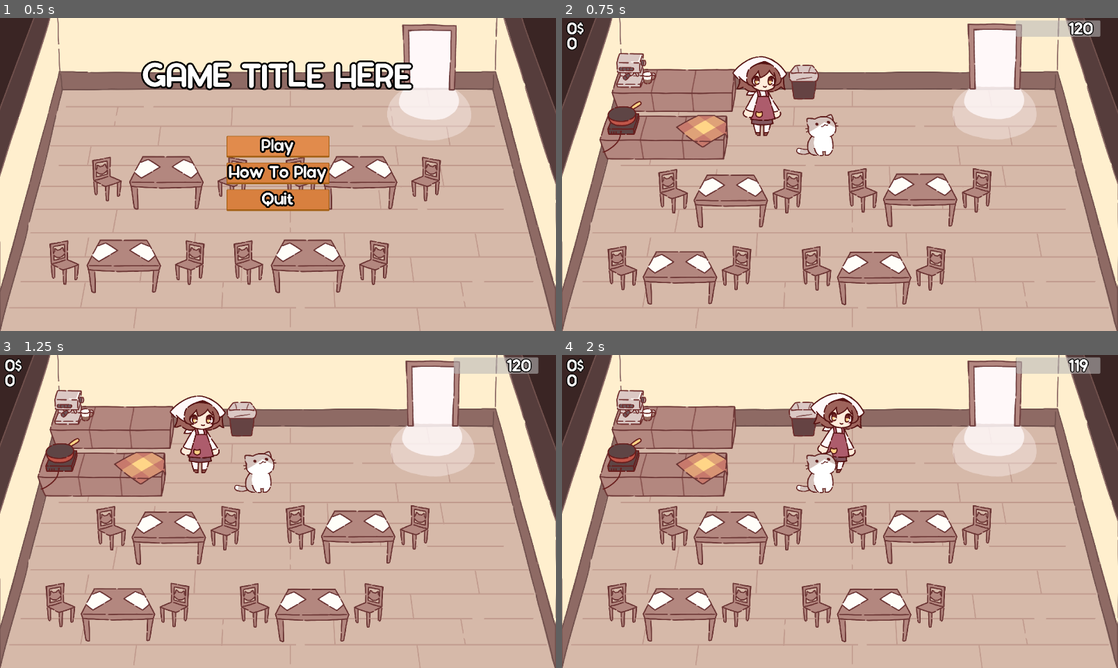
Above: before the commit, frames 1-4 (two rows, left to right).
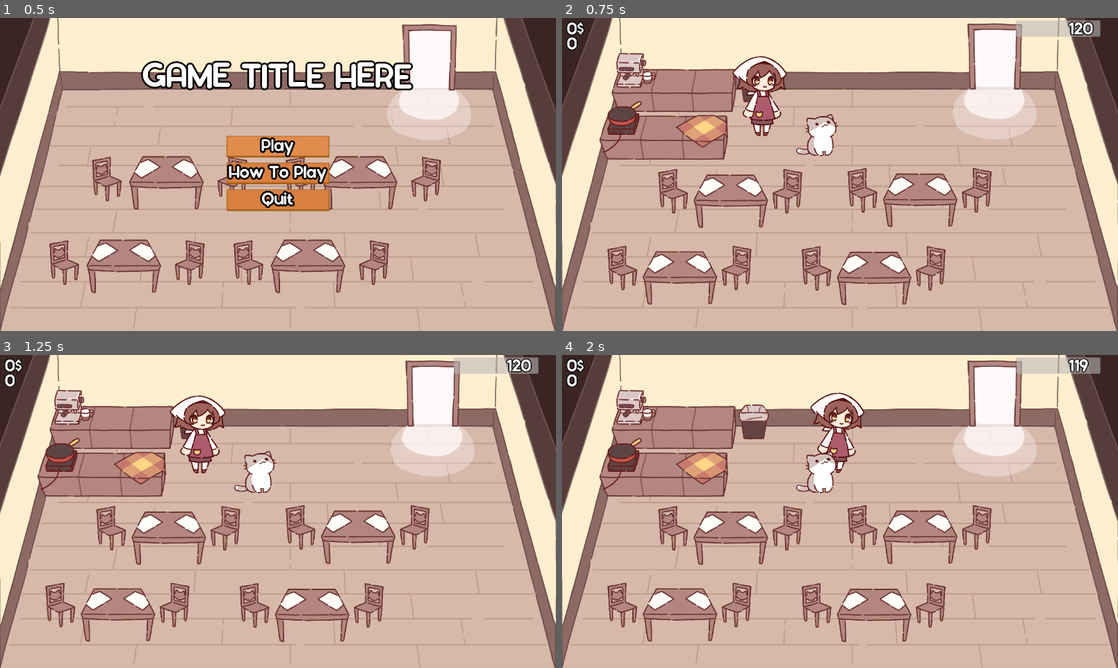
Above: after the commit, the same moments.

Repository: NuTrynity/Little-Cat-Cafe
Game: Godot game, scene res://Nodes/UI/main_menu.tscn
Two runs of this game, one before a commit and one after it. Both use one fixed random seed, a clock stepped at 60 frames per second and the inputs below.
Inputs:
- Up to frame 1 (0.5 s): no input
- Up to frame 2 (0.75 s): click "Play" at 0.5 s
- Up to frame 3 (1.25 s): no input
- Up to frame 4 (2 s): hold Right (move_right) from 1.28 s (still down); hold E (interact) from 1.28 s (still down)

Frame 1 is identical in both runs. In frame 2, 0.5% of the frame differs, in the area x 0-47%, y 2-28%; in frame 3, 0.5%; in frame 4, 0.9%, in the area x 0-93%, y 2-28%.

Commit message:
still figuring out why the garbage bin brokes the tray

Diff:
--- a/Nodes/Components/interaction_manager.tscn
+++ b/Nodes/Components/interaction_manager.tscn
@@ -16,7 +16,7 @@
 offset_bottom = 26.0
 grow_horizontal = 2
 theme = ExtResource("2_esjur")
-theme_override_font_sizes/font_size = 64
+theme_override_font_sizes/font_size = 48
 text = "[E] to Interact"
 horizontal_alignment = 1
 vertical_alignment = 1
--- a/Scripts/ObjectScripts/garbage_bin.gd
+++ b/Scripts/ObjectScripts/garbage_bin.gd
@@ -12,9 +12,9 @@
 
 func grab_meal(meal):
 	for i in GlobalScript.inventory:
-		while GlobalScript.inventory[i]["count"] > 0:
-			GlobalScript.inventory[i]["count"] -= 1
-			player_resources.carry_amt -= 1
+		if GlobalScript.inventory[i]["count"] > 0:
+			GlobalScript.inventory[i]["count"] = 0
+			player_resources.carry_amt = 0
 			meal.queue_free() #might need to test this more later
 
 		print(GlobalScript.inventory)
--- a/Scripts/ObjectScripts/tray.gd
+++ b/Scripts/ObjectScripts/tray.gd
@@ -29,8 +29,9 @@
 			npc.grab_meal(meal)
 			AudioManager.play_sound(take_meal_sfx)
 			# check if there are no meals left
-			if player_resources.carry_amt <= 0:
-				visible = false
+			for i in GlobalScript.inventory:
+				if GlobalScript.inventory[i]["count"] <= 0:
+					visible = false
 
 			return
 	print("no meals or wrong meals")
--- a/Scripts/UIScripts/main_menu.gd
+++ b/Scripts/UIScripts/main_menu.gd
@@ -14,4 +14,4 @@
 	pass # Replace with function body.
 
 func _on_quit_pressed():
-	pass # Replace with function body.
+	get_tree().quit()
--- a/project.godot
+++ b/project.godot
@@ -26,8 +26,8 @@
 
 window/size/viewport_width=2560
 window/size/viewport_height=1440
-window/size/window_width_override=960
-window/size/window_height_override=540
+window/size/window_width_override=1280
+window/size/window_height_override=720
 window/stretch/mode="viewport"
 
 [dotnet]
@@ -67,6 +67,7 @@
 interact={
 "deadzone": 0.5,
 "events": [Object(InputEventKey,"resource_local_to_scene":false,"resource_name":"","device":-1,"window_id":0,"alt_pressed":false,"shift_pressed":false,"ctrl_pressed":false,"meta_pressed":false,"pressed":false,"keycode":0,"physical_keycode":69,"key_label":0,"unicode":101,"echo":false,"script":null)
+, Object(InputEventKey,"resource_local_to_scene":false,"resource_name":"","device":-1,"window_id":0,"alt_pressed":false,"shift_pressed":false,"ctrl_pressed":false,"meta_pressed":false,"pressed":false,"keycode":0,"physical_keycode":4194309,"key_label":0,"unicode":0,"echo":false,"script":null)
 ]
 }
 
--- a/scene_0.tscn
+++ b/scene_0.tscn
@@ -81,7 +81,7 @@
 position = Vector2(-171, -140)
 
 [node name="GarbageBin" parent="." instance=ExtResource("6_ye04p")]
-position = Vector2(1113, 361)
+position = Vector2(883, 374)
 
 [node name="Player" parent="." instance=ExtResource("1_5ew65")]
 position = Vector2(921, 531)
